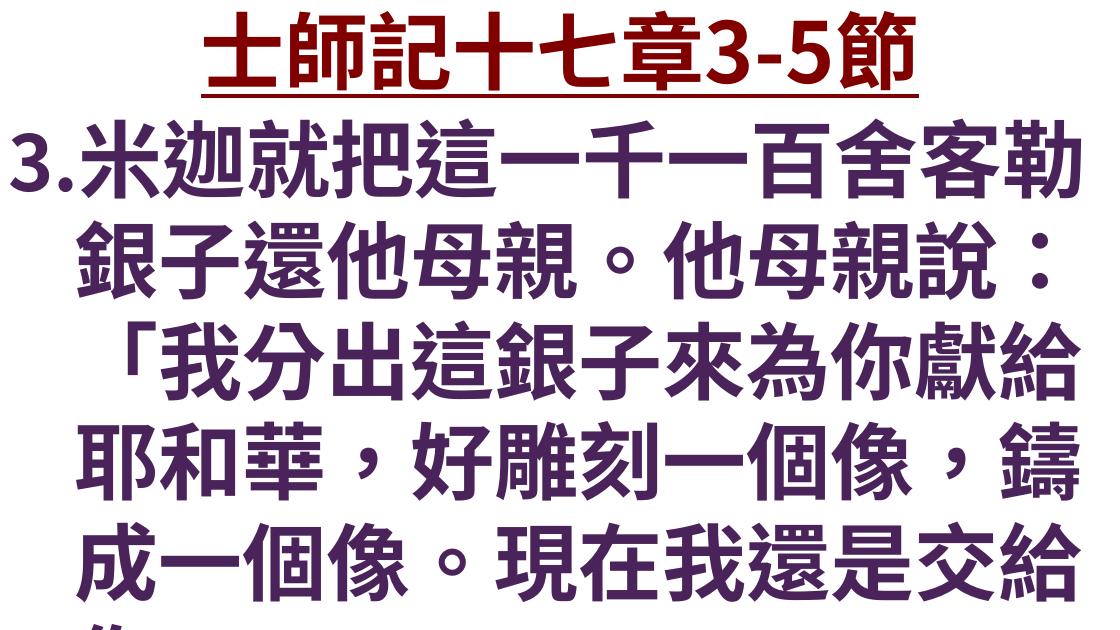
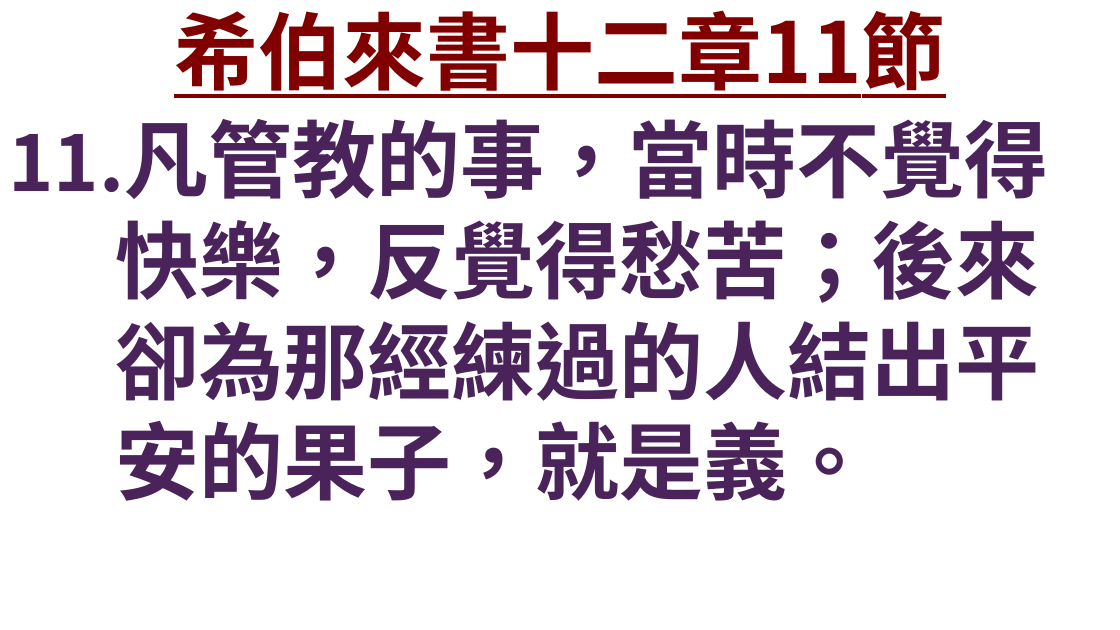
Before and after one commit to Rye-GT500/FaithSlide, a slide deck: slide 14 of 證道投影片.pptx. Drawn at 1120x630 pixels with LibreOffice and Linux fonts; fonts in the diff are those of the drawing; background and template pictures are left out. Boxes give left, top, right and bottom in pixels: in the first picture for what was removed or moved away, otherwise in the second. Text is boxed around its words. In the diff, an @@ line names an element or a change of style, - is before the commit and + after.

```diff
--- a/證道投影片.pptx
+++ b/證道投影片.pptx
@@ title at [174, 10, 945, 98]: text changed @@
-士師記十七章3-5節
+希伯來書十二章11節
@@ text at [8, 119, 1048, 501]: text changed @@
-3.米迦就把這一千一百舍客勒銀子還他母親。他母親說：「我分出這銀子來為你獻給耶和華，好雕刻一個像，鑄成一個像。現在我還是交給你。」
+11.凡管教的事，當時不覺得快樂，反覺得愁苦；後來卻為那經練過的人結出平安的果子，就是義。
```
Also in this commit, not shown: 38 other slides changed, 28 slides added, 15 slides removed, 2 other files.
